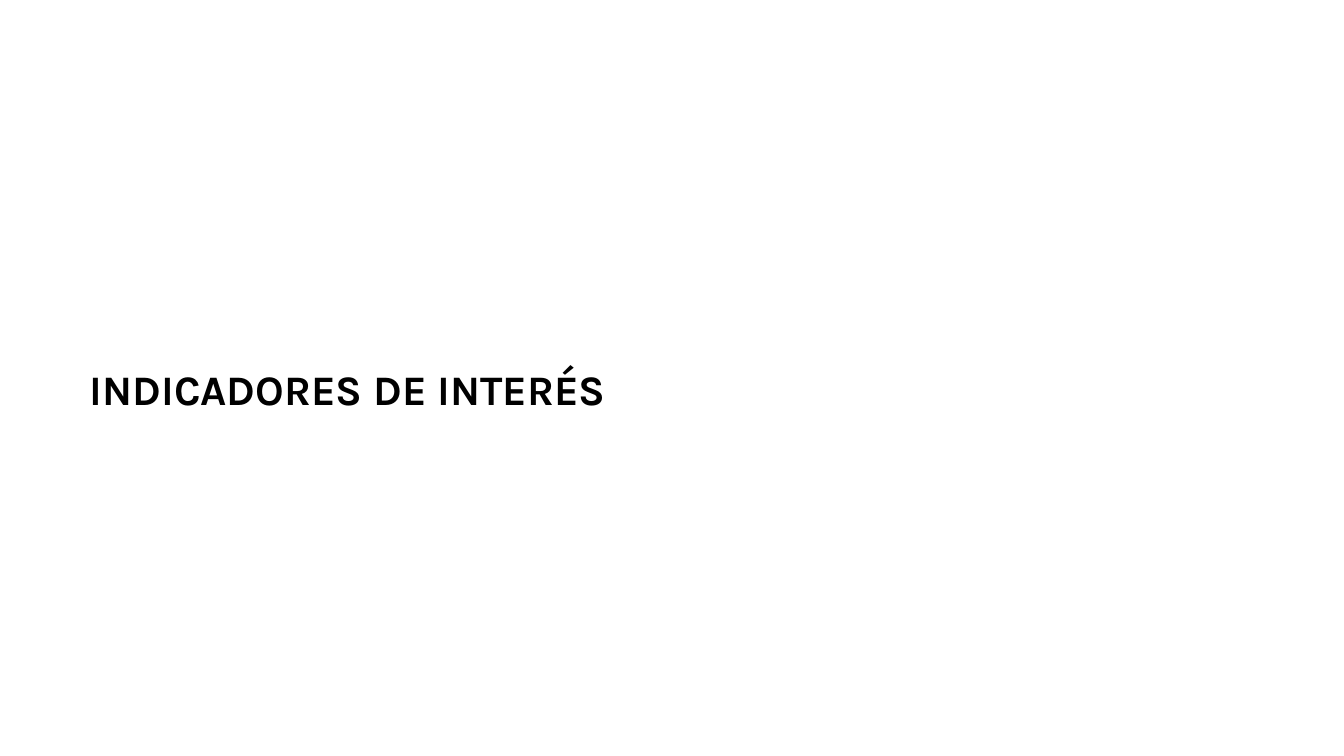
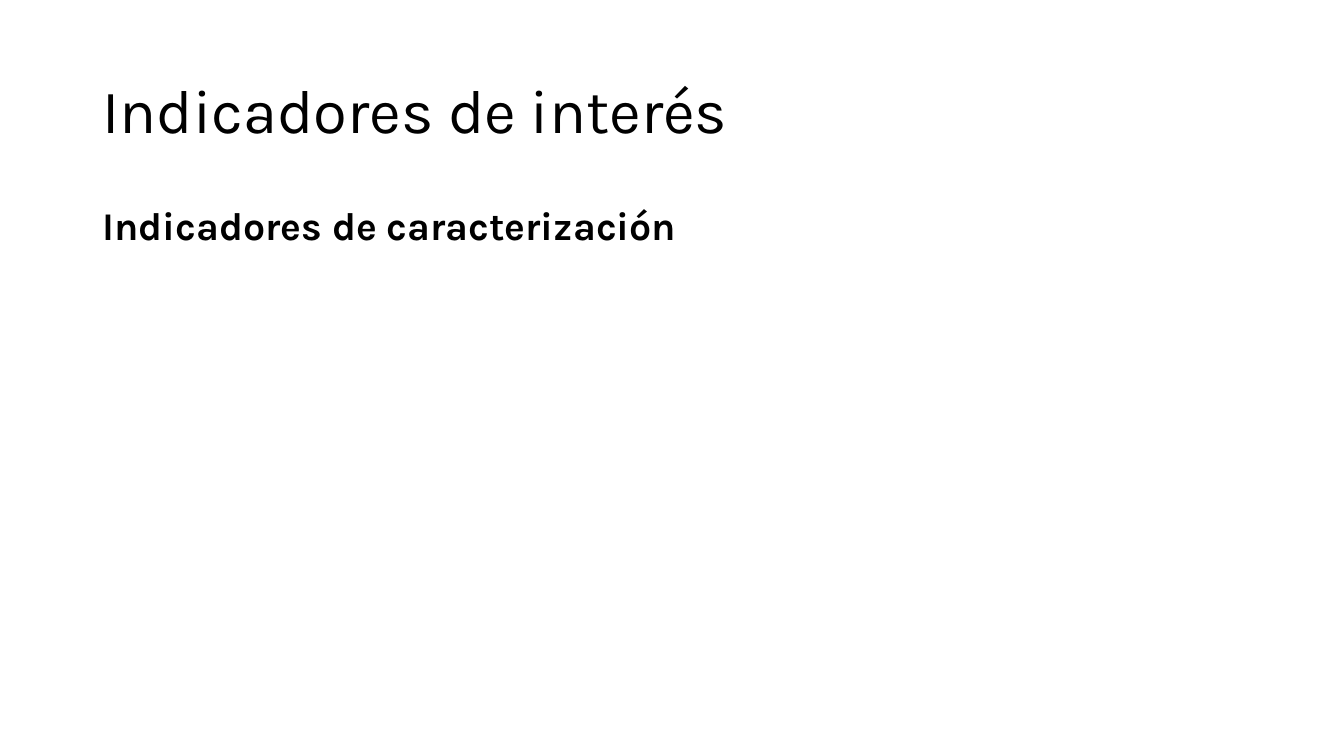
Before and after one commit to edalfon/ptfr, a slide deck: slide 22 of slides/slides.pptx (slide 19 before the commit). Drawn at 1344x756 pixels with LibreOffice and Linux fonts; fonts in the diff are those of the drawing. Boxes give left, top, right and bottom in pixels: in the first picture for what was removed or moved away, otherwise in the second. Text is boxed around its words. In the diff, an @@ line names an element or a change of style, - is before the commit and + after.

```diff
--- a/slides/slides.pptx
+++ b/slides/slides.pptx
@@ title "Indicadores de interés" at (x1=102, y1=86, x2=727, y2=134): vertical alignment top to middle @@
@@ title at (x1=102, y1=86, x2=727, y2=134): text changed; size 30 to 44 pt; bold off @@
-INDICADORES DE INTERÉS
+Indicadores de interés
@@ text added at (x1=102, y1=209, x2=676, y2=241), 28 pt, text #000000, bold @@
+Indicadores de caracterización
```
Also in this commit, not shown: 47 other slides changed, 14 slides added, 10 slides removed, 10 other files.
